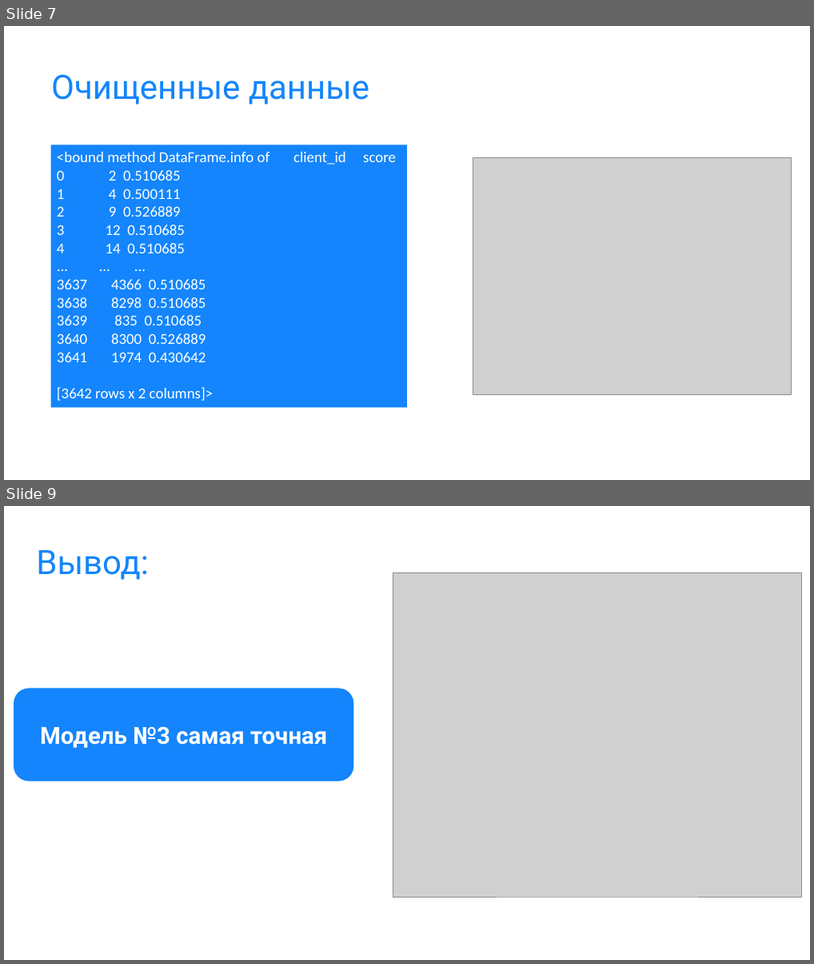
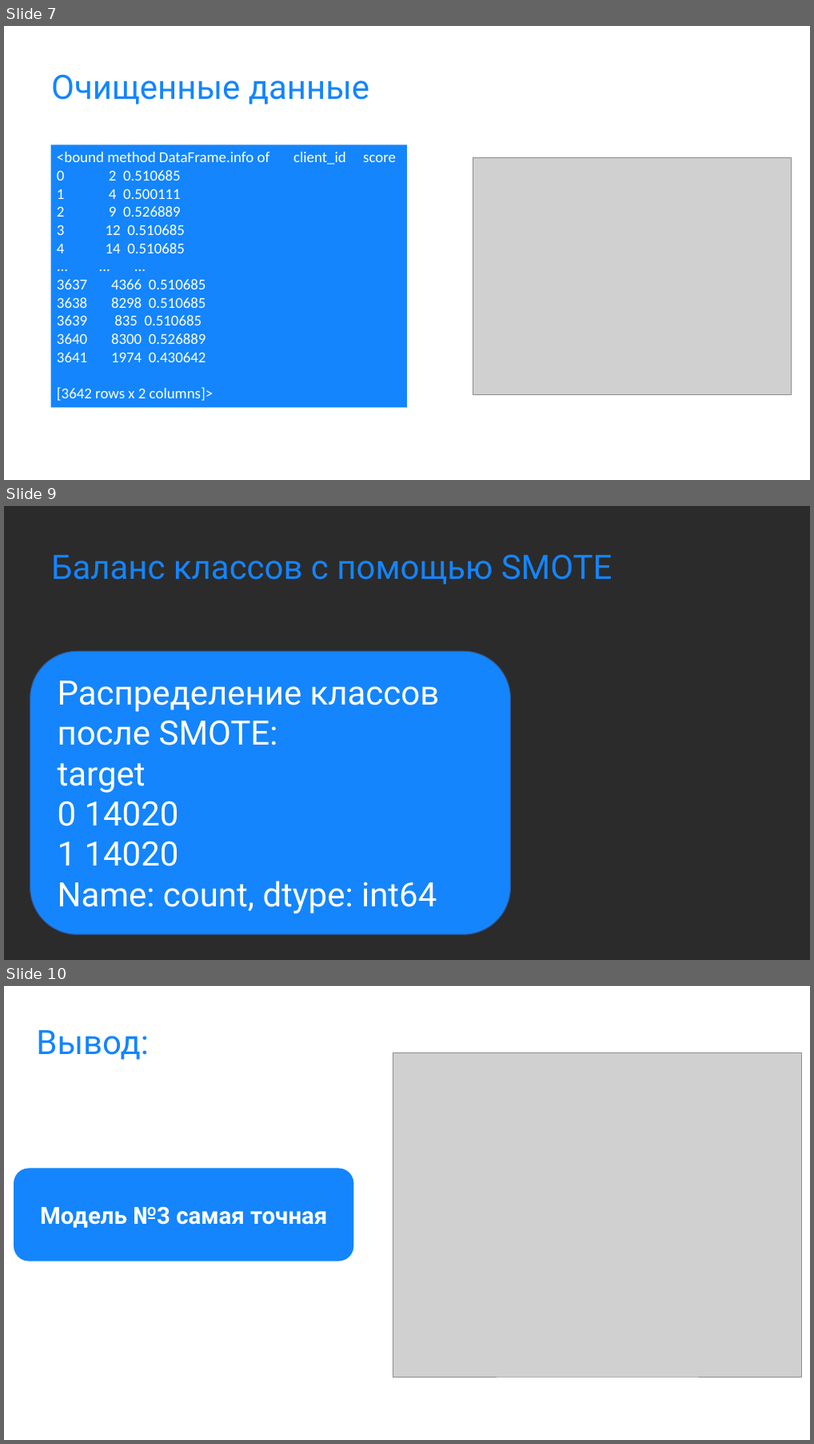
Before and after one commit to cryzzone/intensive_two, a slide deck: Модель склонности клиента к приобретению машиноместа.pptx. Shown one above the other, each under a label of ours: slides 7 and 9 before the commit, slides 7, 9 and 10 after it; the slides between them are not shown. The pictures are 814x964 and 814x1444 pixels, drawn with LibreOffice and Linux fonts; fonts in the diff are those of the drawing; grey boxes stand for pictures; background and template pictures are left out; a plain dark background stands for a picture behind light text. Boxes give left, top, right and bottom in pixels: in the first picture for what was removed or moved away, otherwise in the second. Text is boxed around its words. In the diff, an @@ line names an element or a change of style, - is before the commit and + after.

```diff
--- a/Модель склонности клиента к приобретению машиноместа.pptx
+++ b/Модель склонности клиента к приобретению машиноместа.pptx
@@ slide 9 added at [4,506,810,960], background picture (left out) @@
@@ title added at [51,554,613,584], 40 pt, text #1485FC @@
+Баланс классов с помощью SMOTE
@@ rounded rectangle added at [30,651,511,934], fill #1485FC, outline #325491 1 pt @@
@@ text added at [58,680,440,913], 40 pt, text #FFFFFF @@
+Распределение классов после SMOTE:
+target
+0 14020
+1 14020
+Name: count, dtype: int64
@@ what was slide 9 is now slide 10 @@
```
Also in this commit, not shown: 2 slides changed.
